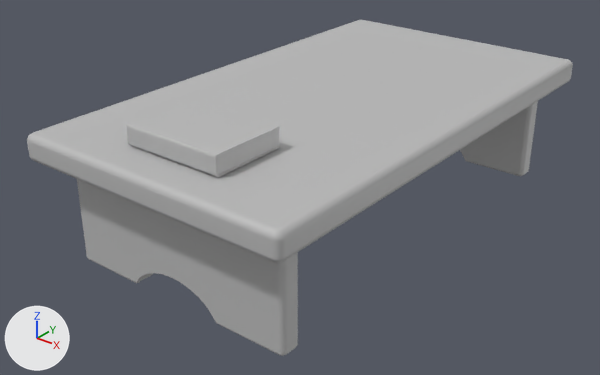
Two versions of the FBX model models/table.fbx, one commit apart.
Camera for both pictures: a 50 mm lens placed at (0.783, -1.064, 0.484), pointed at (-0.022, -0.058, -0.139). Every picture has the same lights, and +X, +Y and +Z are marked at lower left. Where no turn or scale is listed for an object, it has been applied to the vertices.

Before the edit, the objects in view are built like this:
```python
me_mesh = bpy.data.meshes.new('Mesh')
me_mesh.from_pydata(...)  # 216 vertices, 218 faces; spans x -0.245..0.245, y -0.43..0.43, z -0.022..0.022
me_mesh.materials.append(mat_lambert1)  # grey #bcbcbc
me_mesh_001 = bpy.data.meshes.new('Mesh.001')
me_mesh_001.from_pydata(...)  # 333 vertices, 309 faces; spans x -20.7..20.7, y -12.5..12.5, z -1.8..1.8
me_mesh_001.materials.append(mat_lambert1)  # grey #bcbcbc
me_mesh_002 = bpy.data.meshes.new('Mesh.002')
me_mesh_002.from_pydata(...)  # 333 vertices, 309 faces; spans x -20.7..20.7, y -12.5..12.5, z -1.8..1.8
me_mesh_002.materials.append(mat_lambert1)  # grey #bcbcbc
me_mesh_003 = bpy.data.meshes.new('Mesh.003')
me_mesh_003.from_pydata(...)  # 388 vertices, 386 faces; spans x -0.087..0.087, y -0.06..0.069, z -0.016..0.016
me_mesh_003.materials.append(mat_lambert1)  # grey #bcbcbc
ob_pcube1 = bpy.data.objects.new('pCube1', me_mesh)
ob_pcube1.location = (0.0, 0.0, 0.0)
ob_pcube4 = bpy.data.objects.new('pCube4', me_mesh_001)
ob_pcube4.location = (0.0, -0.361, -0.107)
ob_pcube4.rotation_euler = (1.571, 0.0, 0.0)  # degrees (90, 0, 0)
ob_pcube4.scale = (0.01, 0.00763, 0.01)
ob_pcube5 = bpy.data.objects.new('pCube5', me_mesh_002)
ob_pcube5.location = (0.0, 0.361, -0.107)
ob_pcube5.rotation_euler = (1.571, 0.0, 0.0)  # degrees (90, 0, 0)
ob_pcube5.scale = (0.01, 0.00763, 0.01)
ob_pcube6 = bpy.data.objects.new('pCube6', me_mesh_003)
ob_pcube6.location = (0.0, -0.307, 0.041)
```
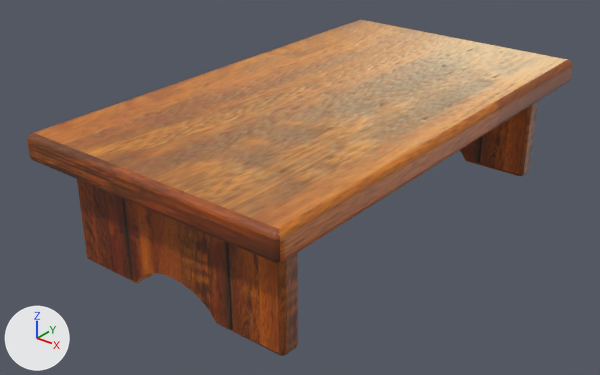
What differs and where, as boxes (x1, y1, x2, y2) in the pictures (600 x 375 px):
'pCube1', recoloured, surface changed (grey to orange)
    both: (27, 20, 573, 263)
'pCube4', recoloured (grey to brown)
    both: (77, 179, 298, 356)
'pCube6', deleted
    before: (126, 100, 280, 177)
'pCube5', recoloured (grey to brown)
    both: (460, 101, 538, 176)

The change in detail:
Picture 'wood texture bright red floor paneling free design stock photo.jpg' (img_wood_texture_bright_red_floor_paneling_free_design_stock_photo_jpg) is new.
Material 'lambert14' (mat_lambert14) is new.
Its texture is img_wood_texture_bright_red_floor_paneling_free_design_stock_photo_jpg.
Material 'lambert13' (mat_lambert13) is new.
Its texture is img_wood_texture_bright_red_floor_paneling_free_design_stock_photo_jpg.
me_mesh_002 has 333 vertices, 309 faces and spans x -20.7..20.7, y -12.5..12.5, z -1.8..1.8.
me_mesh_002 no longer uses material mat_lambert1 (grey #bcbcbc).
me_mesh_002 now uses material mat_lambert14 (picture img_wood_texture_bright_red_floor_paneling_free_design_stock_photo_jpg).
me_mesh has 216 vertices, 218 faces and spans x -0.245..0.245, y -0.43..0.43, z -0.022..0.022.
me_mesh is used by ob_pcube1; location (0.0, 0.0, 0.0).
me_mesh no longer uses material mat_lambert1 (grey #bcbcbc).
me_mesh part 1: texture (UV) coordinates of 218 of 218 faces, centred in x -0.245..0.245, y -0.43..0.43, z -0.022..0.022, changed; they spanned u 0.12..0.88, v 0.0..1.0 and now span u 0.04..0.9, v 0.02..0.96.
me_mesh now uses material mat_lambert13 (picture img_wood_texture_bright_red_floor_paneling_free_design_stock_photo_jpg).
me_mesh_001 has 333 vertices, 309 faces and spans x -20.7..20.7, y -12.5..12.5, z -1.8..1.8.
me_mesh_001 no longer uses material mat_lambert1 (grey #bcbcbc).
me_mesh_001 now uses material mat_lambert14 (picture img_wood_texture_bright_red_floor_paneling_free_design_stock_photo_jpg).
Object 'pCube6' (ob_pcube6) is deleted.
